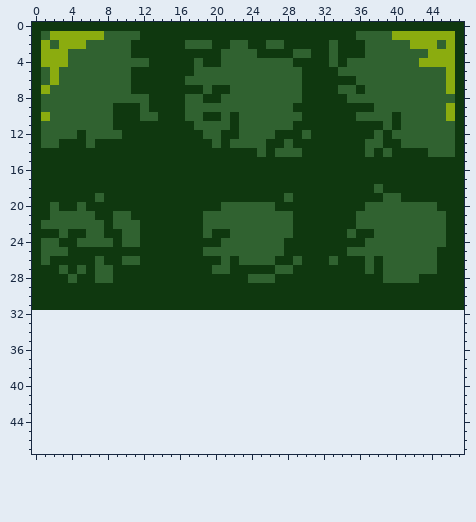
Pixel-art file, stored at Assets/Sprites/ase files/rock.ase. That is the earlier state.
48x32 pixels, 1 frame. The old version is drawn lined up with the new one, on the new canvas.
The result:
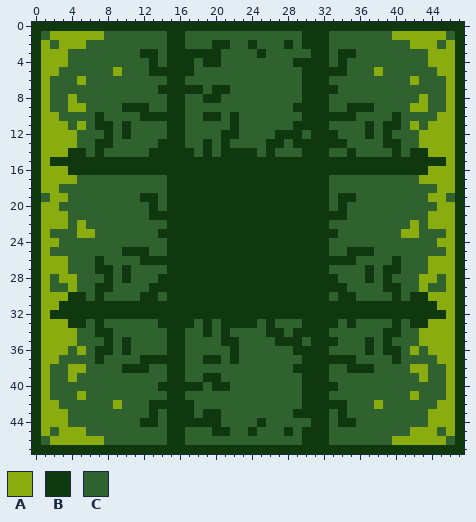
Palette (. is transparent): A #8bac0f  B #0f380f  C #306230
Difference:
canvas 48x32 -> 48x48
y 1: x 12..14 BBB -> CCC; x 17..29 BBBBBBBBBBBBB -> CCCCCCCCCCCCC; x 33..35 BBB -> CCC; x 46 A -> C
y 2: x 11..14 BBBB -> CCCC; x 25 B -> C; x 29 B -> C; x 34..36 BBB -> CCC
y 3: x 11 B -> C; x 14 B -> C; x 26..28 BBB -> CCC; x 36 B -> C
y 4: x 14 B -> C; x 43 A -> C
y 5: x 1 C -> A; x 9 C -> A; x 11..12 BB -> CC; x 34 C -> B; x 38 C -> A; x 45 C -> A
y 6: x 1..2 CA -> AC; x 5 C -> A; x 11..14 BBBB -> CCCC; x 33..35 BBB -> CCC; x 42 C -> A
y 7: x 11..13 BBB -> CCC; x 36 B -> C
y 8: x 1 C -> A; x 4 C -> A; x 13..14 BB -> CC; x 33..34 BB -> CC; x 43 C -> A; x 46 C -> A
y 9: x 1 C -> A; x 4..5 CC -> AA; x 9 B -> C; x 12..14 CBB -> BCC; x 33..34 BB -> CC; x 42..43 CC -> AA
y 10: x 2 C -> A; x 7 C -> B; x 9..13 BBBCC -> CCCBB; x 45 C -> A
y 11: x 1..3 CCC -> AAA; x 5 C -> A; x 7..9 CCB -> BBC; x 11..14 BBBB -> CCCC; x 17 B -> C; x 33..36 BBBB -> CCCC; x 38..39 BC -> CB; x 42 C -> A; x 44..46 CCC -> AAA
y 12: x 1..5 CCCCB -> AAAAC; x 8 C -> B; x 11..14 BBBB -> CCCC; x 17..18 BB -> CC; x 34..36 BBB -> CCC; x 43..46 CCCC -> AAAA
y 13: x 1..5 CCBBB -> AAAAC; x 9..13 BBBBB -> CCCCC; x 17..18 BB -> CC; x 35..36 BB -> CC; x 43..46 CCCC -> AAAA
y 14: x 1..3 BBB -> AAA; x 6 B -> C; x 8..12 BBBBB -> CCCCC; x 18 B -> C; x 20 B -> C; x 33..34 BB -> CC; x 36 B -> C; x 38 B -> C; x 41 B -> C; x 44..46 CCC -> AAA
y 15: x 1 B -> A; x 46 B -> A
y 16: x 1..3 BBB -> AAA; x 44..46 BBB -> AAA
y 17: x 1..14 BBBBBBBBBBBBBB -> AAAACCCCCCCCCC; x 33..46 BBBBBBBBBBBBBB -> CCCCCCCCCCAAAA
y 18: x 1..14 BBBBBBBBBBBBBB -> AACCCCCCCCCCCC; x 33..37 BBBBB -> CCCCC; x 39..46 BBBBBBBB -> CCCCCCAA
y 19: x 1..6 BBBBBB -> CAACCC; x 8..11 BBBB -> CCCC; x 14 B -> C; x 28 C -> B; x 33 B -> C; x 36..38 BBB -> CCC; x 41..46 BBBBBB -> CCCAAC
y 20: x 1..4 BCBB -> AACC; x 6..12 BBBBBBB -> CCCCCCC; x 14 B -> C; x 21..26 CCCCCC -> BBBBBB; x 33 B -> C; x 35..36 BB -> CC; x 45..46 BB -> AA
y 21: x 1..3 BCC -> AAA; x 7..8 BB -> CC; x 11..12 BB -> CC; x 19..28 CCCCCCCCCC -> BBBBBBBBBB; x 35 B -> C; x 44..46 CCB -> AAA
y 22: x 1..3 CCC -> AAA; x 5 C -> A; x 8 B -> C; x 12..14 BBB -> CCC; x 19..28 CCCCCCCCCC -> BBBBBBBBBB; x 33..35 BBB -> CCC; x 42 C -> A; x 44..46 CCB -> AAA
y 23: x 1..2 BB -> AC; x 4..6 BBC -> CAA; x 8..9 BB -> CC; x 12..13 BB -> CC; x 19 C -> B; x 22..28 CCCCCCC -> BBBBBBB; x 34 B -> C; x 36..37 BB -> CC; x 41..42 CC -> AA; x 46 B -> A
y 24: x 1..4 CCBB -> AACC; x 9 B -> C; x 12..14 BBB -> CCC; x 21..27 CCCCCCC -> BBBBBBB; x 33..36 BBBB -> CCCC; x 45..46 CB -> AA
y 25: x 1 C -> A; x 4..9 BBBBBB -> CCCCCC; x 13..14 BB -> CC; x 19..27 CCCCCCCCC -> BBBBBBBBB; x 33..37 BBCCC -> CCBBB; x 45..46 BB -> CA
y 26: x 1..9 CBBBBBCBB -> AAACCCBCC; x 21 C -> B; x 23..26 CCCC -> BBBB; x 29 C -> B; x 33 C -> B; x 36 B -> C; x 38 B -> C; x 40 C -> B; x 44..46 CBB -> AAA
y 27: x 1..4 BBCB -> AAAC; x 6..9 BCCB -> CBBC; x 11..14 BBBB -> CCCC; x 20..21 CC -> BB; x 27..28 CC -> BB; x 33..40 BBBBCBCC -> CCCCBCBB; x 44..46 CBB -> AAA
y 28: x 1..6 BBBCBB -> ACAACC; x 8..9 CB -> BC; x 11..13 BBB -> CCC; x 24..26 CCC -> BBB; x 34..36 BBB -> CCC; x 38..39 BC -> CB; x 43..46 BBBB -> AACA
y 29: x 1..6 BBBBBB -> ACCACC; x 9..12 BBBB -> CCCC; x 35..38 BBBB -> CCCC; x 41..46 BBBBBB -> CCACCA
y 30: x 1..3 BBB -> AAA; x 6 B -> C; x 8..11 BBBB -> CCCC; x 14 B -> C; x 33 B -> C; x 36..39 BBBB -> CCCC; x 41 B -> C; x 44..46 BBB -> AAA
y 31: x 1..2 BB -> AA; x 45..46 BB -> AA
y 32: x 0..47 ................................................ -> BABBBBBBBBBBBBBBBBBBBBBBBBBBBBBBBBBBBBBBBBBBBBAB
y 33: x 0..47 ................................................ -> BAAABBCBCCCCCCBBBBCBCBBBBCBCCCBBBBCBCCCCBCBBAAAB
y 34: x 0..47 ................................................ -> BAAAACCBBCCCCCCBBCCBCBCCCCBBCBBBBCCCCCCBBCCAAAAB
y 35: x 0..47 ................................................ -> BAAAACCCBCBCCCCBBCCCCBBCCCCBBBCBBBCCCBCBCCCAAAAB
y 36: x 0..47 ................................................ -> BAAACACBBCBCCCCBBCCCCCBCCCCCCBBBBCCCCBCBBCACAAAB
y 37: x 0..47 ................................................ -> BAACCCCBCCCCBBBBBCCBBCBCCCCCCCBBBBBBCCCCBCCCCAAB
y 38: x 0..47 ................................................ -> BACCAACCCCBBBCCBBCCCCCCCCCCCCBBBBCCBBBCCCCAACCAB
y 39: x 0..47 ................................................ -> BACCACCCCCCCCCCBBCCBBCCCCCCCCCBBBCCCCCCCCCCACCAB
y 40: x 0..47 ................................................ -> BACCCCCCCCCCCCBBBBBCBBCCCCCCCCBBBBCCCCCCCCCCCCAB
y 41: x 0..47 ................................................ -> BACCCACCCCCCCCCBBCCCCCCCCCCCCCBBBCCCCCCCCCACCCAB
y 42: x 0..47 ................................................ -> BAACCCCCCACCCBBBBBCCCCCCCCCCCCBBBBBCCCACCCCCCAAB
y 43: x 0..47 ................................................ -> BAAACCCCCCCCCBCBBBCBBCCCCCCCCBBBBCBCCCCCCCCCAAAB
y 44: x 0..47 ................................................ -> BAAACCCCCCCCBBCBBBBBBCCCCBCCCCCBBCBBCCCCCCCCAAAB
y 45: x 0..47 ................................................ -> BACAAACCCCCCCCCBBCCCBBCCBCCCBCBBBCCCCCCCCCAAACAB
y 46: x 0..47 ................................................ -> BCAAAAAACCCCCCCBBCCCCCCCCCCCCCBBBCCCCCCCAAAAAACB
y 47: x 0..47 ................................................ -> BBBBBBBBBBBBBBBBBBBBBBBBBBBBBBBBBBBBBBBBBBBBBBBB
Where, in picture pixels (left, top, right, bottom), the same in both pictures:
changed: (32, 31, 464, 454)
